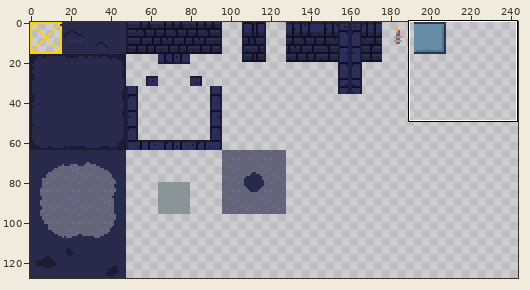
Sprite sheet: assets/gfx/tileset.png. Above, an overview of the earlier version with the close-up marked.
Close-up. Earlier state:
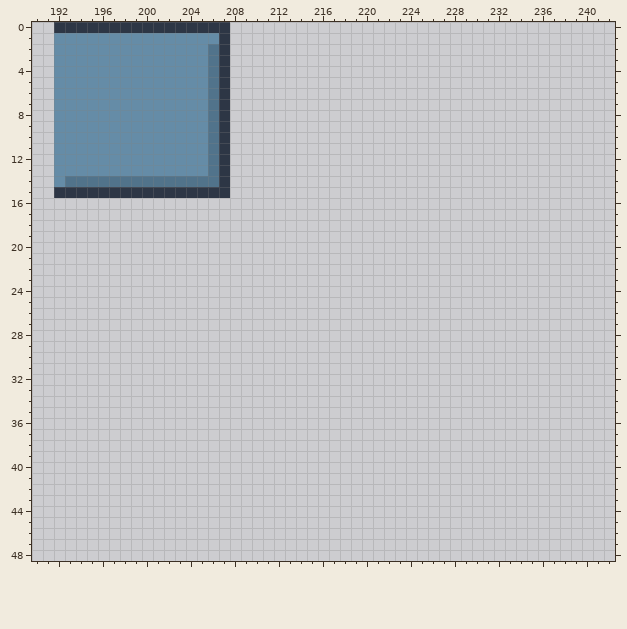
The file is 256x128 pixels. Pixels under 10% opacity are left out. Colours within 5 levels of each other are drawn and written as one. Shown: x 190..242, y 0..48. The wide view leaves out empty margins.
The same view after the edit:
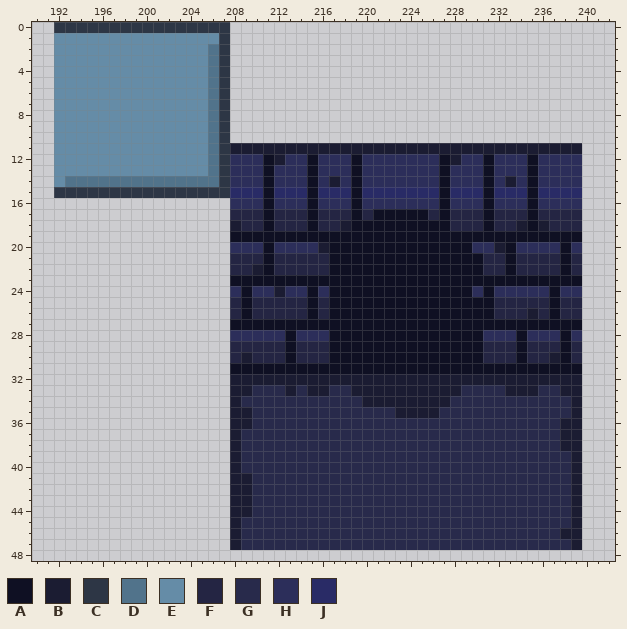
Palette (. is transparent): A #0f1023  B #1b1c32  C #2d3645  D #51738b  E #658ca7  F #242543  G #282a4b  H #2c2e5a  J #292b66
Difference:
y 11: x 208..239 ................................ -> BBBBBBBBBBBBBBBBBBBBBBBBBBBBBBBB
y 12: x 208..239 ................................ -> HHHABHHAHHHAHHHHHHHABHHAHHHAHHHH
y 13: x 208..239 ................................ -> HHHAHHHAHHHAHHHHHHHAHHHAHHHAHHHH
y 14: x 208..239 ................................ -> HHHAHHHAHBHAHHHHHHHAHHHAHBHAHHHH
y 15: x 208..239 ................................ -> JJJAJJJAJJJAJJJJJJJAJJJAJJJAJJJJ
y 16: x 208..239 ................................ -> HHHAHHHAHHHAHHHHHHHAHHHAHHHAHHHH
y 17: x 208..239 ................................ -> FFFAFFFAFFFAFAAAAAFAFFFAFFFAFFFF
y 18: x 208..239 ................................ -> BFFAFFFAFFBAAAAAAAAAFFFAFFBABFFF
y 19: x 208..239 ................................ -> AAAAAAAAAAAAAAAAAAAAAAAAAAAAAAAA
y 20: x 208..239 ................................ -> HHHAHHHHBAAAAAAAAAAAAAHHBAHHHHAH
y 21: x 208..239 ................................ -> FFFAFFFFFAAAAAAAAAAAAAAFFAFFFFAF
y 22: x 208..239 ................................ -> FFBAFFFFFAAAAAAAAAAAAAAFFAFFFFAF
y 23: x 208..239 ................................ -> AAAAAAAAAAAAAAAAAAAAAAAAAAAAAAAA
y 24: x 208..239 ................................ -> HAHHBHHAHAAAAAAAAAAAAAHAHHHHHAHH
y 25: x 208..239 ................................ -> FAFFFFFAFAAAAAAAAAAAAAAAFFFFFAFF
y 26: x 208..239 ................................ -> FAFFFFFAFAAAAAAAAAAAAAAAFFFBFAFF
y 27: x 208..239 ................................ -> AAAAAAAAAAAAAAAAAAAAAAAAAAAAAAAA
y 28: x 208..239 ................................ -> HHHHHAHHHAAAAAAAAAAAAAAHHHAHHHAH
y 29: x 208..239 ................................ -> FFFFFAFFFAAAAAAAAAAAAAAFFFAFFFAF
y 30: x 208..239 ................................ -> FBFFFAFFFAAAAAAAAAAAAAAFFFAFFBAF
y 31: x 208..239 ................................ -> AAAAAAAAAAAAAAAAAAAAAAAAAAAAAAAA
y 32: x 208..239 ................................ -> BBBBBBBBBBBBBBBBBBBBBBBBBBBBBBBB
y 33: x 208..239 ................................ -> BBGGGBGBBGGBBBBBBBBBBGGGGBBBGGBB
y 34: x 208..239 ................................ -> BGGGGGGGGGGGBBBBBBBBGGGGGGGGGGGB
y 35: x 208..239 ................................ -> BBGGGGGGGGGGGGGBBBBGGGGGGGGGGGGB
y 36: x 208..239 ................................ -> BBGGGGGGGGGGGGGGGGGGGGGGGGGGGGBB
y 37..38: x 208..239 ................................ -> BGGGGGGGGGGGGGGGGGGGGGGGGGGGGGBB
y 39..40: x 208..239 ................................ -> BGGGGGGGGGGGGGGGGGGGGGGGGGGGGGGB
y 41..44: x 208..239 ................................ -> BBGGGGGGGGGGGGGGGGGGGGGGGGGGGGGB
y 45: x 208..239 ................................ -> BGGGGGGGGGGGGGGGGGGGGGGGGGGGGGGB
y 46: x 208..239 ................................ -> BGGGGGGGGGGGGGGGGGGGGGGGGGGGGGBB
y 47: x 208..239 ................................ -> BGGGGGGGGGGGGGGGGGGGGGGGGGGGGGGB
